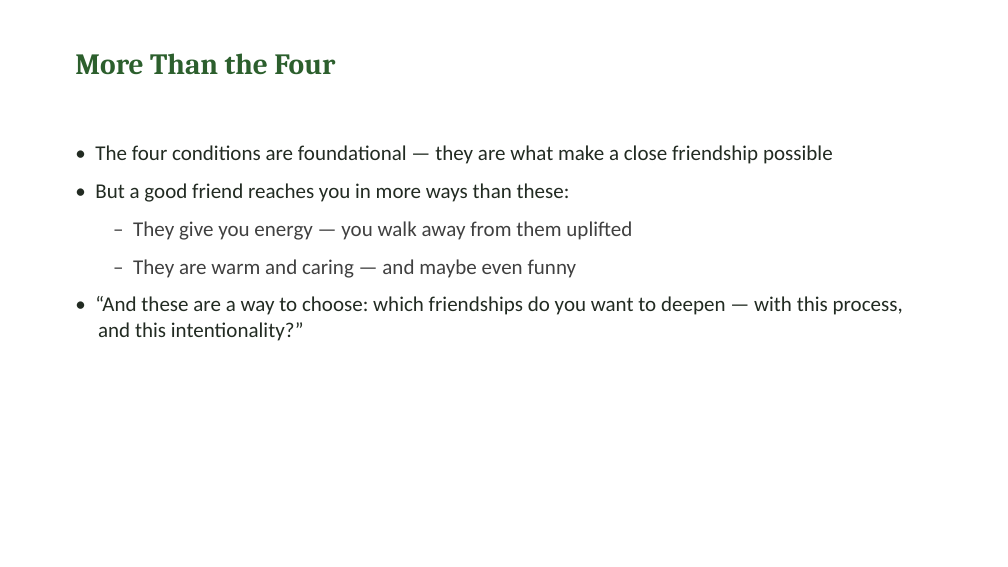
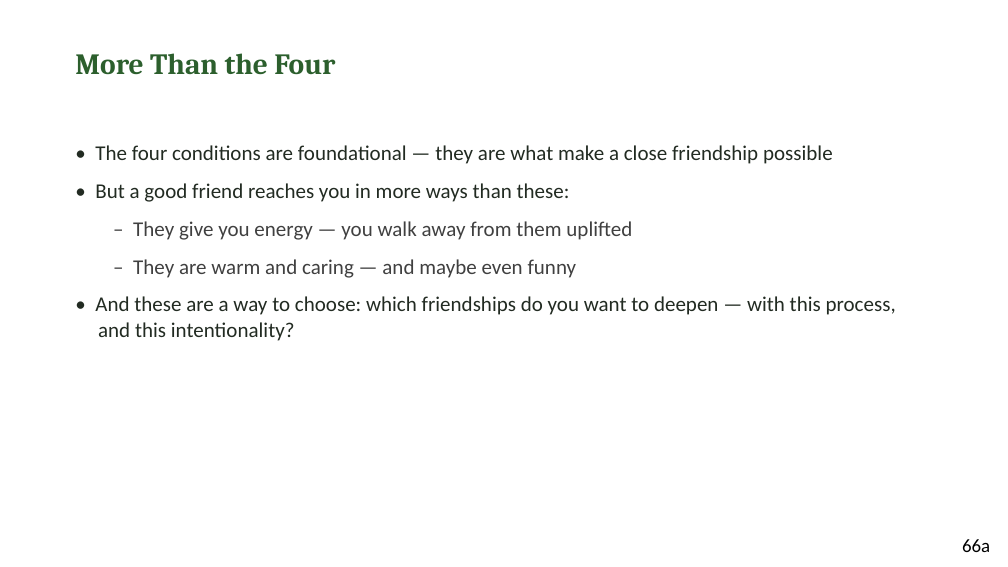
Before and after one commit to jgtittle-ministries/fellowship-of-the-heart-pilot-at-cca-dev, a slide deck: slide 11 of _implementation-notes/evening-series/FotH Evening Session 5 Slides DRAFT v1.pptx. Drawn at 1008x567 pixels with LibreOffice and Linux fonts; fonts in the diff are those of the drawing. Boxes give left, top, right and bottom in pixels: in the first picture for what was removed or moved away, otherwise in the second. Text is boxed around its words. In the diff, an @@ line names an element or a change of style, - is before the commit and + after.

```diff
--- a/_implementation-notes/evening-series/FotH Evening Session 5 Slides DRAFT v1.pptx
+++ b/_implementation-notes/evening-series/FotH Evening Session 5 Slides DRAFT v1.pptx
@@ text at [95, 296, 896, 341]: text changed @@
-• “And these are a way to choose: which friendships do you want to deepen — with this process, and this intentionality?”
+• And these are a way to choose: which friendships do you want to deepen — with this process, and this intentionality?
@@ text added at [962, 539, 990, 552], 18 pt, text #000000 @@
+66a
```
Also in this commit, not shown: 5 other slides changed, 2 other files.
